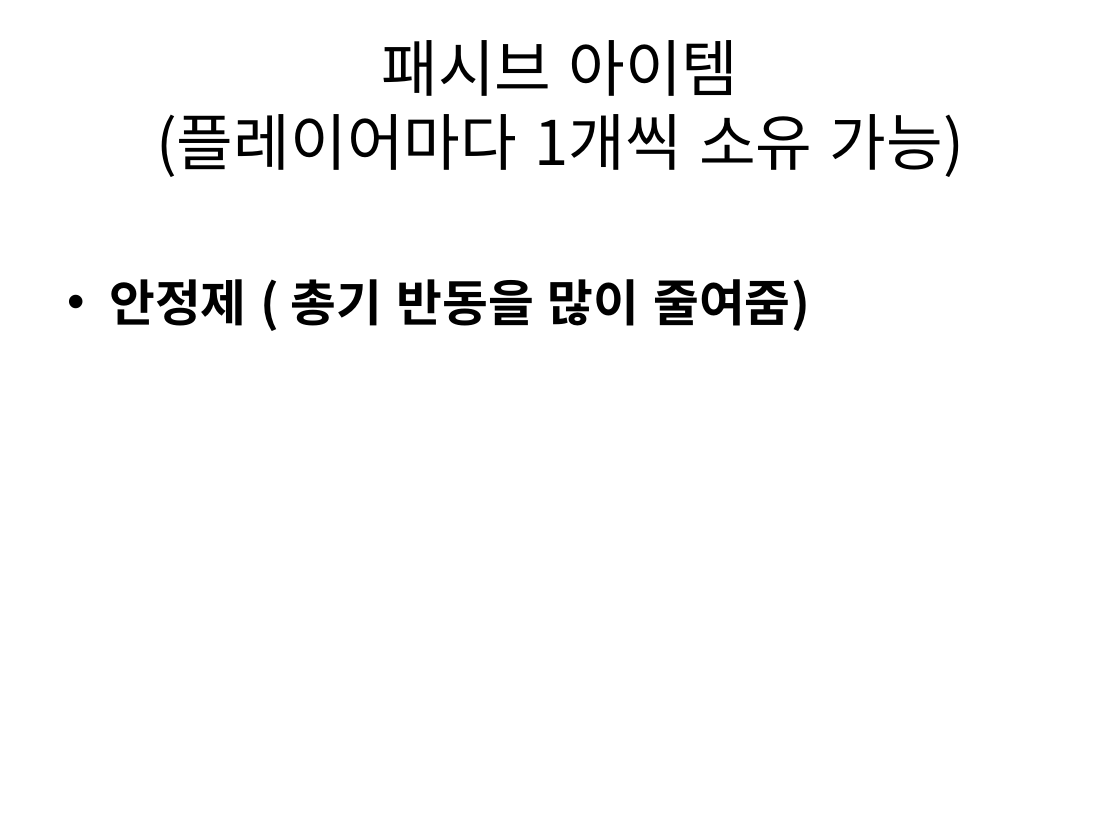
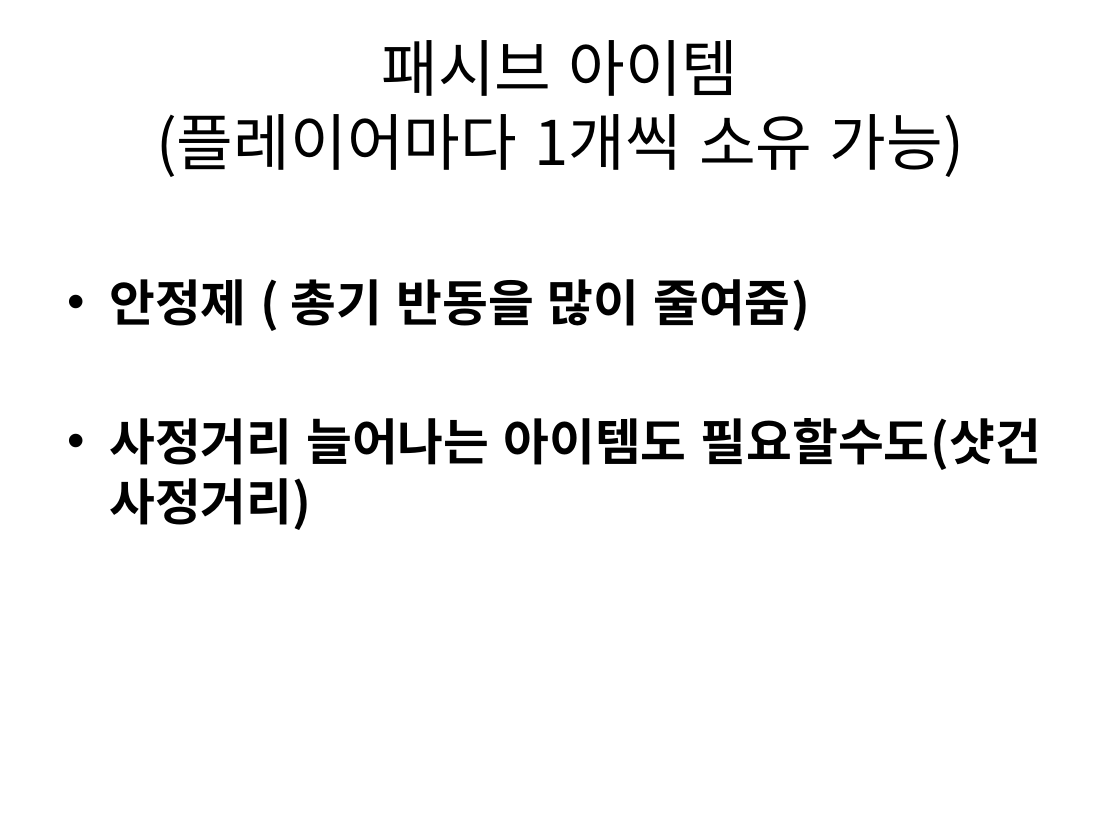
Before and after one commit to gkdlgndpdu/EscapeJail, a slide deck: slide 26 of EscapeJail/Assets/기획/스테이지1기획.pptx. Drawn at 1120x840 pixels with LibreOffice and Linux fonts; fonts in the diff are those of the drawing. Boxes give left, top, right and bottom in pixels: in the first picture for what was removed or moved away, otherwise in the second. Text is boxed around its words. In the diff, an @@ line names an element or a change of style, - is before the commit and + after.

```diff
--- a/EscapeJail/Assets/기획/스테이지1기획.pptx
+++ b/EscapeJail/Assets/기획/스테이지1기획.pptx
@@ text at [109, 418, 1041, 530]: paragraph added @@
+• 사정거리 늘어나는 아이템도 필요할수도(샷건 사정거리)
```
Also in this commit, not shown: 1 slide added, 2 other files.
